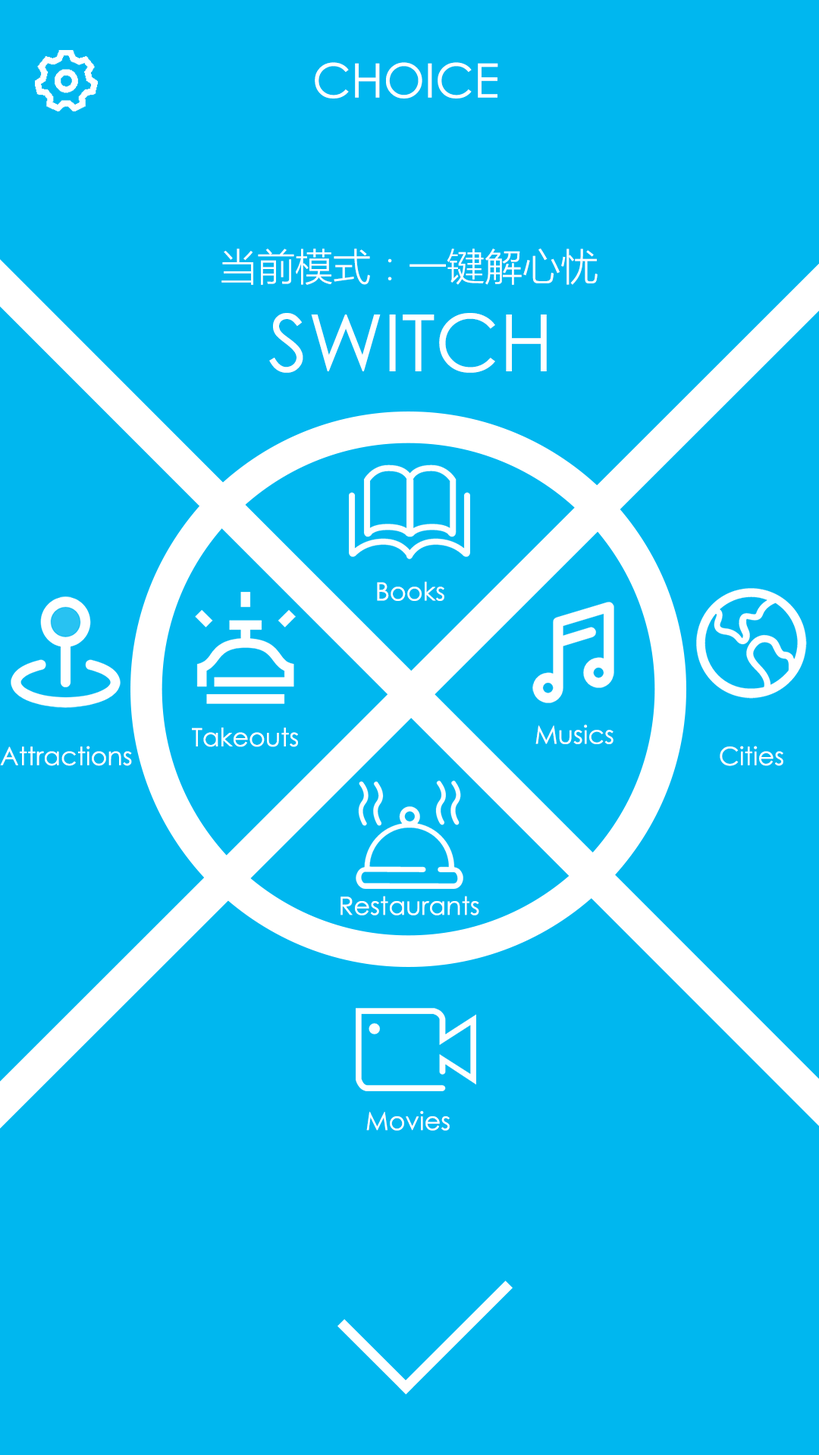
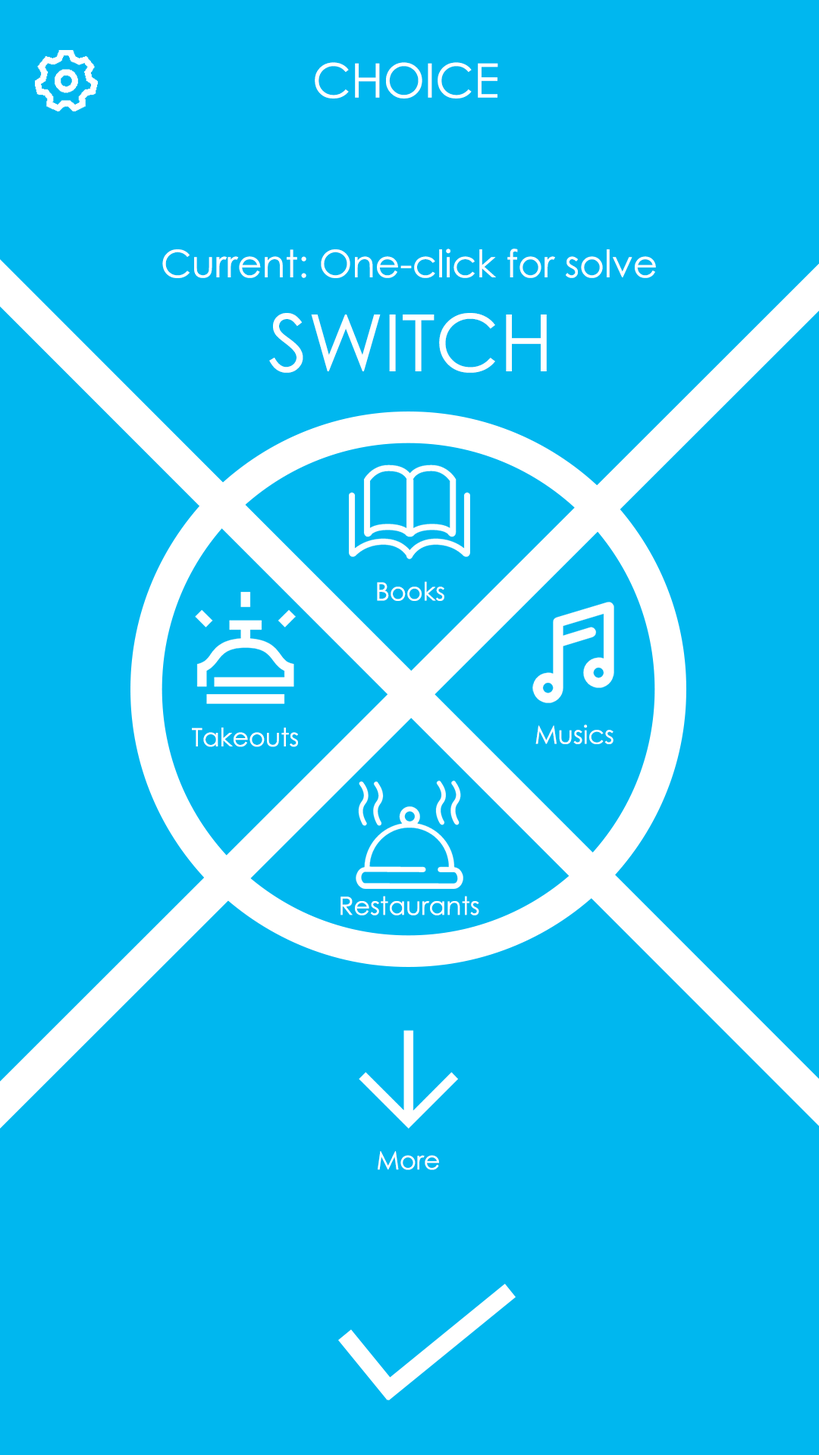
Two versions of the same layered image (819 × 1455). Layer-by-layer changes:
added layer "√" above "Current: One-click for solve" over [338, 1284, 516, 1401]
added layer "Current: One-click for solve" above "当前模式：一键解心忧" over [162, 248, 656, 279]
hid "当前模式：一键解心忧" over [221, 248, 598, 286]
renamed "矩形 2" to "√2", hid it, painted on it over [337, 1280, 513, 1395]
added layer "More" above "down" over [377, 1151, 439, 1171]
added layer "down" above "×2" over [358, 1030, 458, 1130]
hid "Cities" over [719, 745, 783, 767]
hid "地球-01" over [695, 588, 807, 699]
hid "video", moved it above "Movies" over [355, 1008, 477, 1092]
hid "Movies" over [366, 1111, 450, 1131]
hid "Attractions" over [0, 745, 132, 767]
hid "location" over [10, 596, 121, 708]
